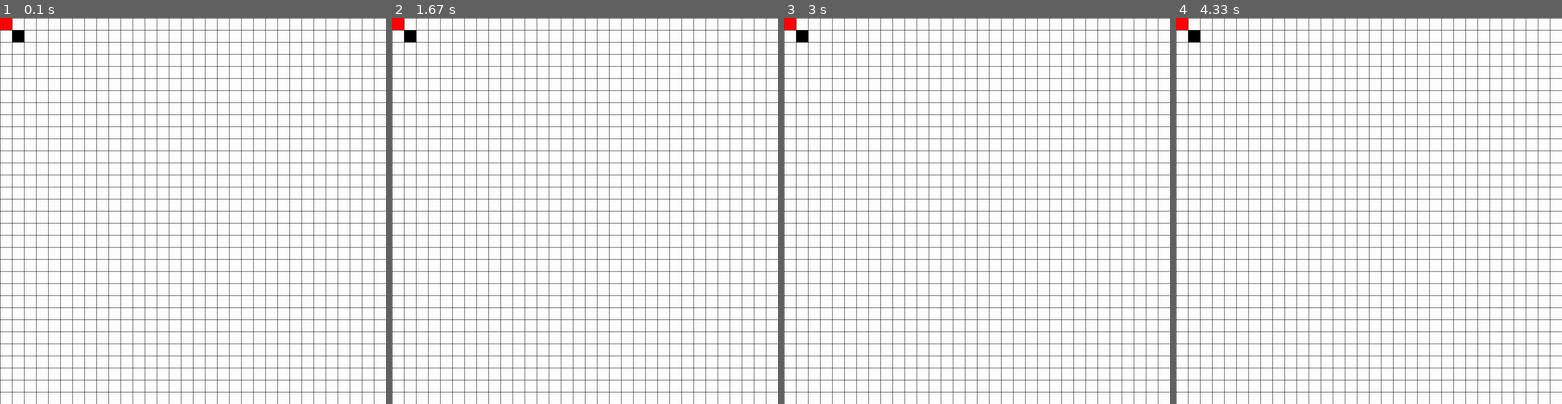
Above: before the commit, frames 1-4 (left to right).
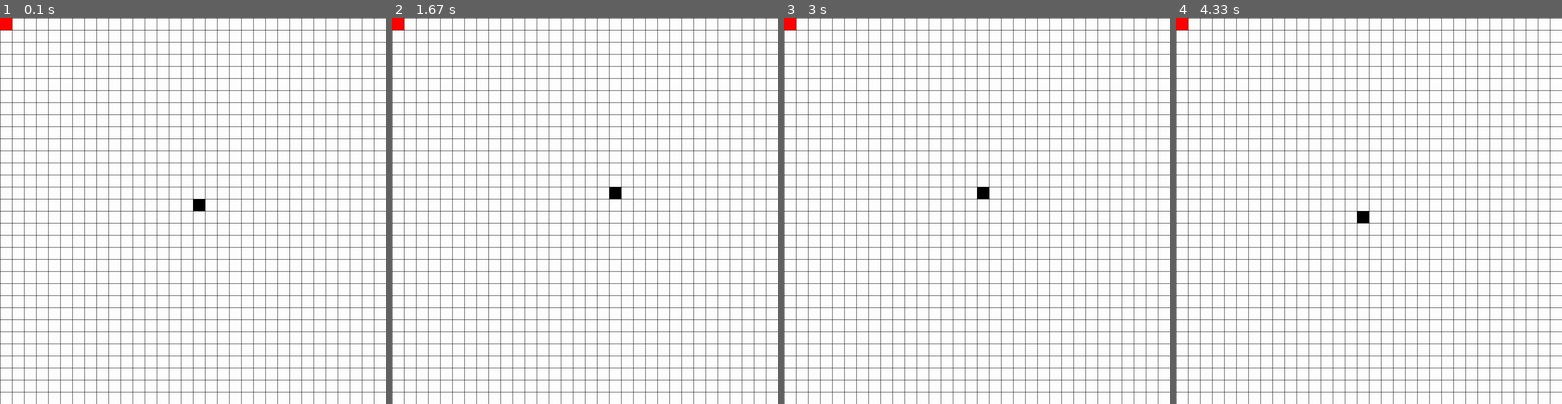
Above: after the commit, the same moments.

Repository: pretzelogical/snake-pygame
Game: pygame game, started from main.py
The game is run twice, just before and just after one commit, with the same random seed, the same clock (stepped at 60 frames per second) and the same inputs.
Inputs:
- Up to frame 1 (0.1 s): no input
- Up to frame 2 (1.67 s): hold Right 0.33-0.8 s; hold Up 0.83-1.18 s; hold Right from 1.22 s (still down)
- Up to frame 3 (3 s): release Right at 1.82 s; hold Left 1.85-2.62 s; hold Down from 2.65 s (still down)
- Up to frame 4 (4.33 s): release Down at 3.62 s; hold Left from 3.65 s (still down)

The runs differ from the first frame. In frame 1, 0.2% of the frame differs, in the area x 3-54%, y 3-50%; in frame 2, 0.2%; in frame 3, 0.2%; in frame 4, 0.2%.

Commit message:
block moving onscreen

Diff:
--- a/main.py
+++ b/main.py
@@ -19,23 +19,36 @@
     def __init__(self, *args, **kwargs):
         super().__init__(*args, **kwargs)
         self.color = COL_BLACK
-        self.pos = Vector2(512, 512)
+        self.pos = Vector2(16, 16)
+        self.x = self.pos.x * GRID_SIZE
+        self.y = self.pos.y * GRID_SIZE
 
-    def move(self, keys, gameField):
+    def move(self, heading, gameField):
         """ Processes movement """
-        keyMap = {
-            pygame.K_LEFT: (-1, 0),
-            pygame.K_RIGHT: (1, 0),
-            pygame.K_UP: (0, -1),
-            pygame.K_DOWN: (0, 1)
+        headingMap = {
+            pygame.K_LEFT: Vector2(-1, 0),
+            pygame.K_RIGHT: Vector2(1, 0),
+            pygame.K_UP: Vector2(0, -1),
+            pygame.K_DOWN: Vector2(0, 1)
                    }
+        if heading in headingMap:
+            self.pos += headingMap[heading]
+        self.x = self.pos.x * GRID_SIZE
+        self.y = self.pos.y * GRID_SIZE
+        if TESTING:
+            print(pygame.key.name(heading))
+            print(self.pos)
 
+    def perimCheck(self, gameField):
+        """ Checks if snake is colliding with another block"""
+        raise NotImplementedError("perimCheck not implemented")
 
 
 class Food(pygame.Rect):
     def __init__(self, *args, **kwargs):
         super().__init__(*args, **kwargs)
         self.color = COL_RED
+        self.pos = Vector2(10, 13)
 
 
 def createGameField():
@@ -76,6 +89,7 @@
     food = Food(0, 0, GRID_SIZE, GRID_SIZE)
     blocks = [snake, food]
     running = True
+    heading = pygame.K_UP
 
     while running:
         events = pygame.event.get()
@@ -85,7 +99,12 @@
             if event.type == pygame.KEYDOWN:
                 if TESTING:
                     print(pygame.key.name(event.key))
+                heading = event.key
 
+        # Game logic
+        snake.move(heading, gameField)
+
+        # Drawing logic
         screen.fill((255, 255, 255))
         drawGameGrid(screen)
         drawBlocks(screen, blocks)
@@ -94,7 +113,7 @@
             testDraw(screen, frameCount)
 
         pygame.display.flip()
-        clock.tick(60)
+        clock.tick(2)
     pygame.quit()
 
 
